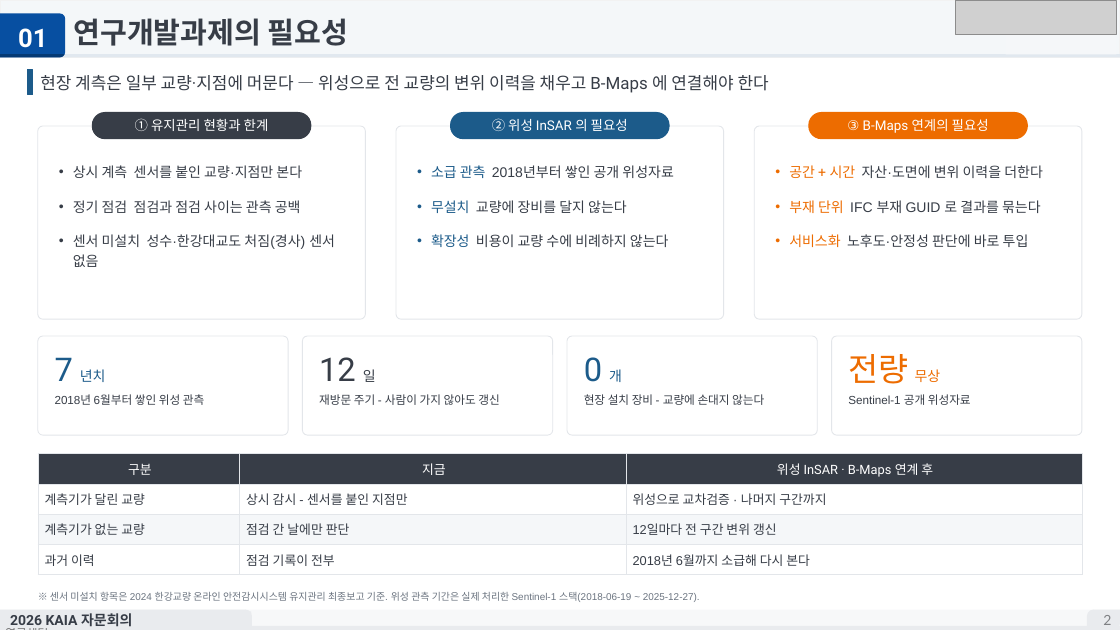
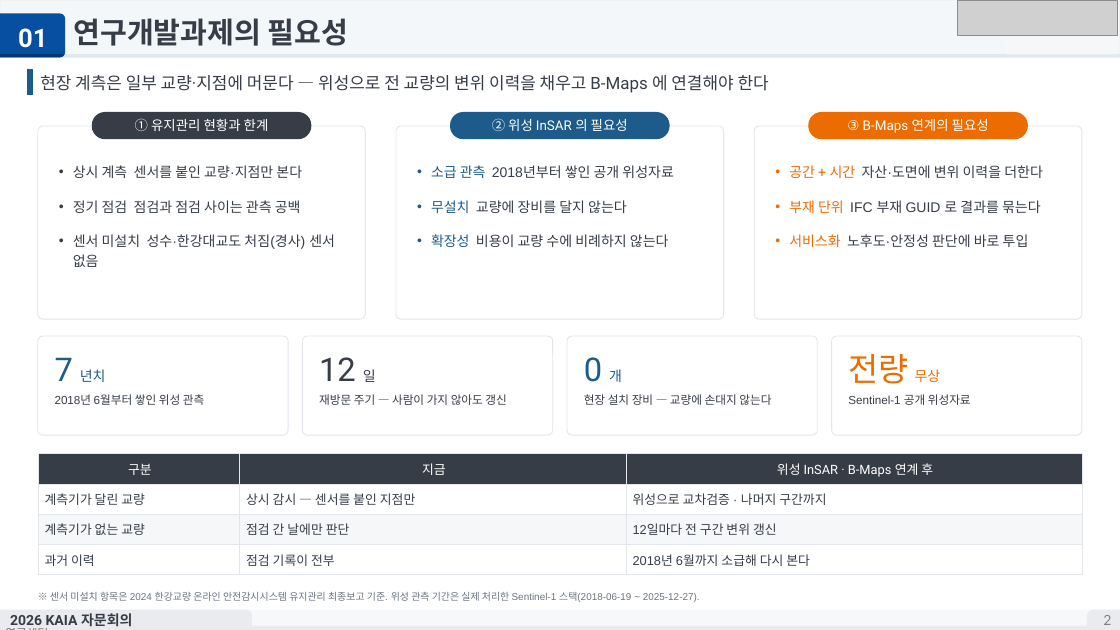
Before and after one commit to tjddnr8334-sudo/inframon, a slide deck: slide 2 of docs/KICT_Bmaps_Inframon_연구개발_7p_vF.pptx. Drawn at 1120x630 pixels with LibreOffice and Linux fonts; fonts in the diff are those of the drawing; grey boxes stand for pictures; background and template pictures are left out. Boxes give left, top, right and bottom in pixels: in the first picture for what was removed or moved away, otherwise in the second. Text is boxed around its words. In the diff, an @@ line names an element or a change of style, - is before the commit and + after.

```diff
--- a/docs/KICT_Bmaps_Inframon_연구개발_7p_vF.pptx
+++ b/docs/KICT_Bmaps_Inframon_연구개발_7p_vF.pptx
@@ text at (319, 394, 506, 405): text changed @@
-재방문 주기 - 사람이 가지 않아도 갱신
+재방문 주기 — 사람이 가지 않아도 갱신
@@ text at (584, 394, 771, 405): text changed @@
-현장 설치 장비 - 교량에 손대지 않는다
+현장 설치 장비 — 교량에 손대지 않는다
@@ table at (38, 454, 1082, 575) @@
-row 2, column 2: 상시 감시 - 센서를 붙인 지점만
+row 2, column 2: 상시 감시 — 센서를 붙인 지점만
```
Also in this commit, not shown: 3 other slides changed, 3 other files.
